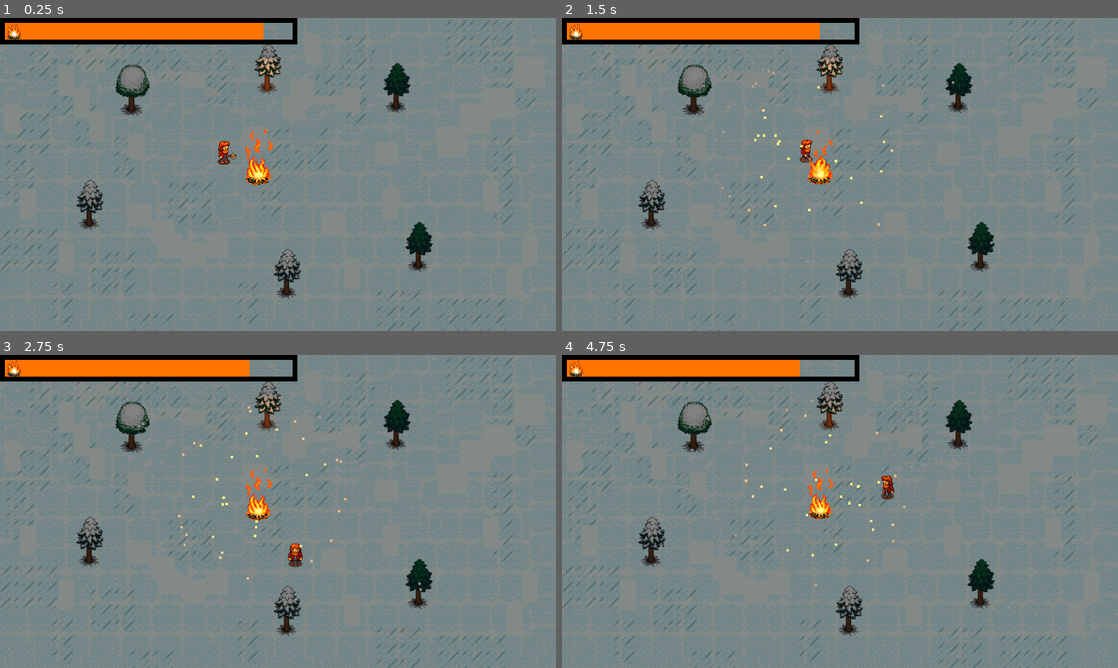
Above: before the commit, frames 1-4 (two rows, left to right).
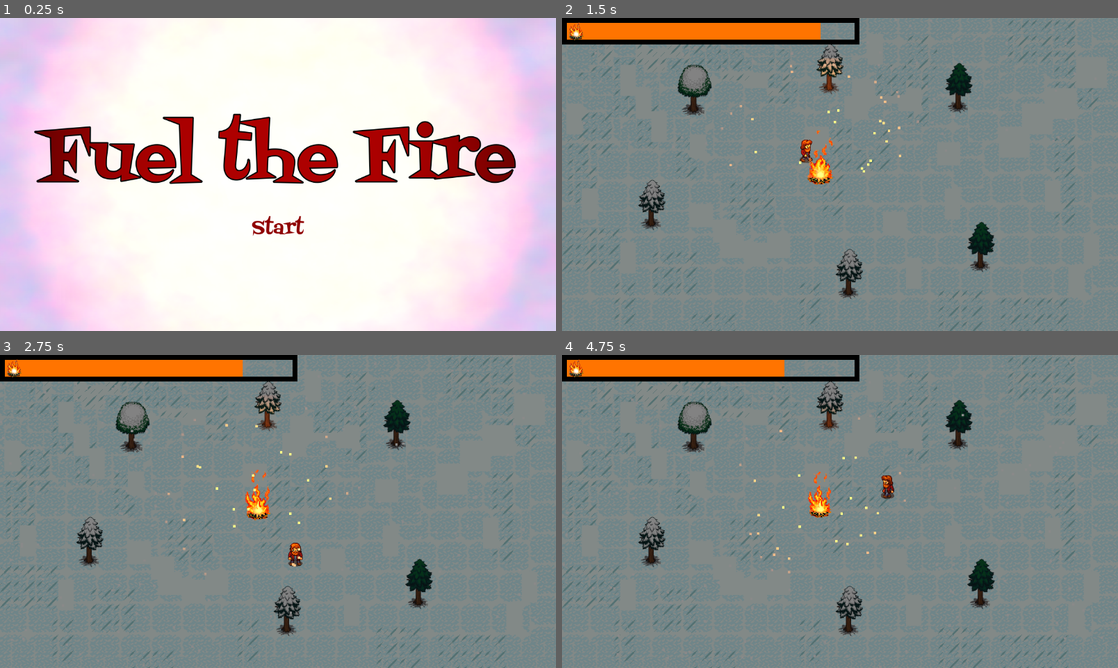
Above: after the commit, the same moments.

Repository: MattColbourne/log-game
Game: Godot game, scene res://main_menu.tscn
The game is run twice, just before and just after one commit, with the same random seed, the same clock (stepped at 60 frames per second) and the same inputs. Before the commit the project starts from res://main.tscn. Sound files missing from this copy of the repository are replaced by a short silence.
Inputs (mouse positions are in pixels of both pictures, inside the frame that each line leads up to):
- Up to frame 1 (0.25 s): no input
- Up to frame 2 (1.5 s): click (840, 227) at 0.5 s, where only the run after the commit has a clickable "Start"; move the mouse to (962, 158) at 1.27 s; hold D (right) from 1.28 s (still down); tap E (pickup) at 1.35 s
- Up to frame 3 (2.75 s): move the mouse to (166, 527) at 2.02 s; release D (right) at 2.03 s; hold S (down) from 2.03 s (still down); click (166, 527) at 2.1 s
- Up to frame 4 (4.75 s): move the mouse to (895, 442) at 2.77 s; release S (down) at 2.78 s; hold D (right) 2.78-3.53 s; tap E (pickup) at 2.85, 4.35 s; move the mouse to (812, 574) at 3.52 s; hold W (up) 3.53-4.28 s; click (812, 574) at 3.6 s; move the mouse to (1006, 558) at 4.27 s; hold A (left) from 4.28 s (still down)

The runs differ from the first frame. In frame 1, 100% of the frame differs, in the area x 0-100%, y 0-100%; in frame 2, 0.4%; in frame 3, 1.1%; in frame 4, 1.2%.

Commit message:
sped up burn rate

Diff:
--- a/PROTO_02/campfire.gd
+++ b/PROTO_02/campfire.gd
@@ -43,7 +43,7 @@
 
 
 func _on_timer_timeout():
-	scale -= Vector2(0.01,0.01)
+	scale -= Vector2(0.018,0.018)
 	if scale.x<0.5:
 		#fire stops
 		pass
@@ -51,7 +51,6 @@
 		if scale<prevScales[-1]:
 			growFactor*=2
 			prevScales.remove_at(len(prevScales)-1)
-			print(prevScales)
 
 func die():
 	alive = false
--- a/PROTO_02/project.godot
+++ b/PROTO_02/project.godot
@@ -11,7 +11,7 @@
 [application]
 
 config/name="Log game"
-run/main_scene="res://main.tscn"
+run/main_scene="res://main_menu.tscn"
 config/features=PackedStringArray("4.2", "GL Compatibility")
 config/icon="res://icon.svg"
 
